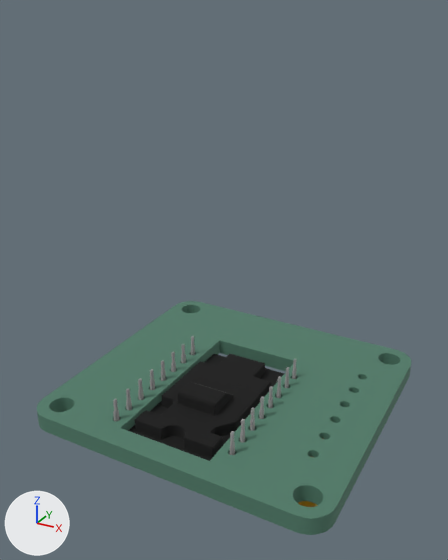
Before and after pictures for a commit that changed the glTF model trackball/PMW3610-pogo/PMW3610-pogo.glb.
Both versions are drawn from a 50 mm lens placed at (0.0238, -0.0442, 0.0336), pointed at (0.0001, -0.0011, 0.0121). The lights are fixed; the arrows at lower left show +X, +Y and +Z. The older version comes first. Where no turn or scale is listed for an object, it has been applied to the vertices.

Names of what the first picture shows: '=>[0:1:1:8]', 'TB_P6', 'TB_U1'.
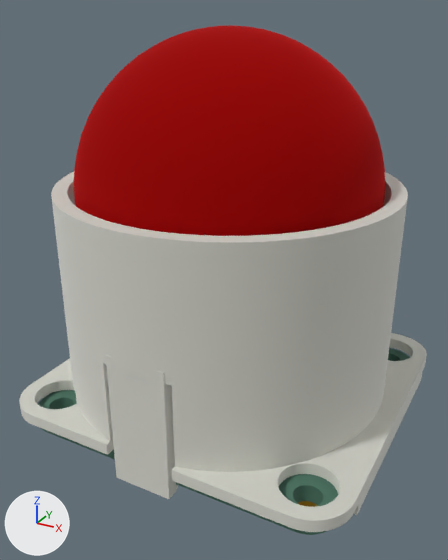
What differs and where, as boxes [x1, y1, x2, y2] in the pictures (448 x 560 px):
'TB_CUP1', added
    after: [19, 25, 427, 532]
    faces in mat_mat_0 (white #ebebe5): [19, 172, 427, 532]
    faces in mat_mat_1 (red #c71919): [74, 25, 385, 236]
'=>[0:1:1:8]', recoloured, surface changed
    both: [38, 348, 410, 535]
'TB_U1', recoloured, surface changed
    both: [113, 336, 297, 461]
'TB_P6', recoloured
    both: [298, 501, 318, 507]

Patch to the scene script:
```diff
--- a/trackball/PMW3610-pogo/PMW3610-pogo.glb.py
+++ b/trackball/PMW3610-pogo/PMW3610-pogo.glb.py
@@ mat_mat_0 @@
 mat_mat_0 = principled_material('mat_0')
-mat_mat_0.base_color = (0.57, 0.342, 0.0732)  # orange #c79e4c
+mat_mat_0.base_color = (0.828, 0.828, 0.787)  # white #ebebe5
 mat_mat_0.metallic = 1.0
@@ mat_mat_1 @@
 mat_mat_1 = principled_material('mat_1')
-mat_mat_1.base_color = (0.656, 0.434, 0.0397)  # yellow #d4b038
+mat_mat_1.base_color = (0.57, 0.01, 0.01)  # red #c71919
 mat_mat_1.metallic = 1.0
@@ mat_mat_8 @@
 mat_mat_8 = principled_material('mat_8')
-mat_mat_8.base_color = (0.0513, 0.0513, 0.0513)  # dark grey #404040
+mat_mat_8.base_color = (0.644, 0.638, 0.571)  # light grey #d2d1c7
 mat_mat_8.metallic = 1.0
@@ mat_mat_9 @@
 mat_mat_9 = principled_material('mat_9')
-mat_mat_9.base_color = (0.527, 0.527, 0.527)  # light grey #c0c0c0
+mat_mat_9.base_color = (0.778, 0.77, 0.626)  # pale yellow #e4e3cf
 mat_mat_9.metallic = 1.0
@@ mat_mat_11 @@
 mat_mat_11 = principled_material('mat_11')
-mat_mat_11.base_color = (0.08, 0.2, 0.14)  # dark green #507c69
+mat_mat_11.base_color = (0.0513, 0.0513, 0.0513)  # dark grey #404040
 mat_mat_11.roughness = 0.8
+mat_mat_11.metallic = 1.0
@@ me_ktt50003ut01_r_004 @@
 me_ktt50003ut01_r_004.from_pydata(...)  # 32 vertices, 48 faces; spans x -0.001..0.001, y -0.001..0.001, z -0.005..0.001
-me_ktt50003ut01_r_004.materials.append(mat_mat_0)  # orange #c79e4c
-me_ktt50003ut01_r_004.materials.append(mat_mat_1)  # yellow #d4b038
+me_ktt50003ut01_r_004.materials.append(mat_mat_3)  # orange #c79e4c
+me_ktt50003ut01_r_004.materials.append(mat_mat_4)  # yellow #d4b038
@@ me_trackballcup_pmw3610_pogo @@
+me_trackballcup_pmw3610_pogo.from_pydata(...)  # 5183 vertices, 10366 faces; spans x -0.0143..0.0158, y -0.0143..0.0143, z -0.0022..0.0308
+# faces by material slot: [7174, 2592, 600]
+me_trackballcup_pmw3610_pogo.materials.append(mat_mat_0)  # white #ebebe5
+me_trackballcup_pmw3610_pogo.materials.append(mat_mat_1)  # red #c71919
+me_trackballcup_pmw3610_pogo.materials.append(mat_mat_2)  # grey #8c8f99
@@ ob_tb_cup1 @@
+ob_tb_cup1 = bpy.data.objects.new('TB_CUP1', me_trackballcup_pmw3610_pogo)
+ob_tb_cup1.location = (0.0, 0.0, 0.0016)
```
